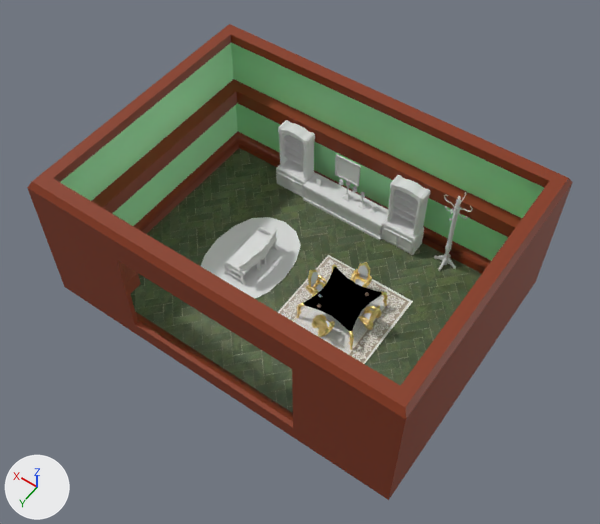
The Blender file Arte/Escenario/Modelo3D/Escenario.blend: old version first, new version second.
The view is the same before and after, from a camera (50 mm lens) standing at (-170.0, 238.0, 399.0) and looking at (-6.0, 9.0, 38.0). The lights are fixed; the arrows at lower left show +X, +Y and +Z.

In view in the first picture: 'Alfombra', 'Cuadro', 'Mesa', 'Mueble_entre_estanteias', 'Pared', 'Parte de atras estanteria_2', 'Parte de atras estanteria_2.001', 'Patas', 'Plane', 'Silla', 'Silla.001', 'Sofa', 'Suelo'.
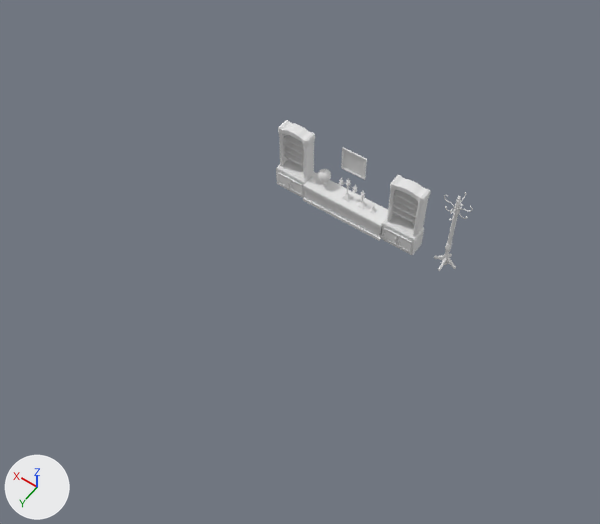
Commit message: Velas y lámpara
Se han añadido velas a los candelabros y se ha diseñado una lámpara de pie

Boxes (x1, y1, x2, y2) around the edits, measured in the pictures (600 x 524 px):
'Pared', hidden
    before: (27, 24, 573, 500)
'Suelo', hidden (green)
    before: (131, 148, 481, 413)
'Alfombra', hidden
    before: (278, 255, 413, 364)
'Plane', hidden
    before: (201, 217, 301, 299)
'Mesa', hidden
    before: (303, 267, 382, 331)
'Sofa', hidden
    before: (224, 227, 279, 285)
'Cuadro', moved
    before: (335, 154, 361, 187)
    after: (341, 147, 367, 180)
'Silla', hidden
    before: (311, 262, 372, 337)
'Silla.001', hidden
    before: (306, 270, 382, 330)
'Patas', hidden
    before: (297, 264, 388, 350)
'Campana', added
    after: (318, 169, 331, 182)
'Marco_de_Foto', moved
    before: (316, 178, 321, 186)
    after: (311, 176, 316, 184)
'Base.003', added
    after: (321, 182, 327, 187)
'Hammer', hidden
    before: (317, 303, 321, 308)
'Shroom', hidden
    before: (365, 292, 369, 296)

What changed in the scene script:
```text
Add me_cylinder_013:
    me_cylinder_013.from_pydata(...)  # 80 vertices, 74 faces; spans x -3.34..3.31, y -3.35..3.11, z -1.21..4.78
Add me_cylinder_012:
    me_cylinder_012.from_pydata(...)  # 240 vertices, 233 faces; spans x -6.4..6.7, y -6.6..6.1, z -22.0..5.6
Add me_sphere_001:
    me_sphere_001.from_pydata(...)  # 61 vertices, 60 faces; spans x -0.95..0.95, y -1.0..1.0, z -0.31..1.0
Add me_cylinder_014:
    me_cylinder_014.from_pydata(...)  # 28 vertices, 23 faces; spans x -0.331..0.332, y -0.306..0.34, z -0.376..0.679
Add me_cylinder_010:
    me_cylinder_010.from_pydata(...)  # 28 vertices, 23 faces; spans x -0.33..0.33, y -0.31..0.34, z -1.0..1.32
Change ob_sofa:
    add ob_sofa.hide_set(True)
Change ob_cuadro:
    ob_cuadro.location: (10.9, -64.0, 39.8) -> (10.9, -71.1, 39.8)
Change ob_suelo:
    add ob_suelo.hide_set(True)  # its collection is switched off
Change ob_pared:
    add ob_pared.hide_set(True)  # its collection is switched off
Change ob_alfombra:
    add ob_alfombra.hide_set(True)  # its collection is switched off
Change ob_patas:
    add ob_patas.hide_set(True)  # its collection is switched off
Change ob_silla:
    add ob_silla.hide_set(True)  # its collection is switched off
Change ob_hammer:
    add ob_hammer.hide_set(True)  # its collection is switched off
Change ob_shroom:
    add ob_shroom.hide_set(True)  # its collection is switched off
Change ob_silla_001:
    add ob_silla_001.hide_set(True)  # its collection is switched off
Change ob_mesa:
    add ob_mesa.hide_set(True)  # its collection is switched off
Change ob_mazo_cartas:
    add ob_mazo_cartas.hide_set(True)  # its collection is switched off
Change ob_plane:
    add ob_plane.hide_set(True)  # its collection is switched off
Change ob_marco_de_foto:
    ob_marco_de_foto.location: (31.7, -63.8, 16.7) -> (35.4, -63.8, 16.7)
Add ob_parte_top:
    ob_parte_top = bpy.data.objects.new('Parte_Top', me_cylinder_013)
    ob_parte_top.location = (29.0, -66.0, 27.0)
    ob_parte_top.rotation_euler = (0.0, 0.0, 1.679)  # degrees (0, 0, 96)
    ob_parte_top.scale = (0.315, 0.315, 0.315)
Add ob_base_003:
    ob_base_003 = bpy.data.objects.new('Base.003', me_cylinder_012)
    ob_base_003.location = (29.0, -66.0, 21.3)
    ob_base_003.rotation_euler = (0.0, 0.0, 1.679)  # degrees (0, 0, 96)
    ob_base_003.scale = (0.315, 0.315, 0.315)
Add ob_campana:
    ob_campana = bpy.data.objects.new('Campana', me_sphere_001)
    ob_campana.location = (29.0, -66.0, 22.4)
    ob_campana.scale = (4.4, 4.4, 4.4)
Add ob_vela_002:
    ob_vela_002 = bpy.data.objects.new('Vela.002', me_cylinder_014)
    ob_vela_002.location = (-8.0, -65.1, 19.4)
    ob_vela_002.scale = (1.16, 1.16, 1.16)
Add ob_vela_001:
    ob_vela_001 = bpy.data.objects.new('Vela.001', me_cylinder_010)
    ob_vela_001.location = (0.0, -65.1, 26.2)
    ob_vela_001.scale = (1.16, 1.16, 1.16)
Add ob_vela:
    ob_vela = bpy.data.objects.new('Vela', me_cylinder_010)
    ob_vela.location = (10.7, -65.1, 30.5)
    ob_vela.scale = (1.16, 1.16, 1.16)
Add ob_vela_izda:
    ob_vela_izda = bpy.data.objects.new('Vela_Izda', me_cylinder_010)
    ob_vela_izda.location = (15.9, -65.1, 27.6)
    ob_vela_izda.scale = (1.16, 1.16, 1.16)
Add ob_vela_dcha:
    ob_vela_dcha = bpy.data.objects.new('Vela_Dcha', me_cylinder_010)
    ob_vela_dcha.location = (5.6, -65.1, 27.6)
    ob_vela_dcha.scale = (1.16, 1.16, 1.16)
```
